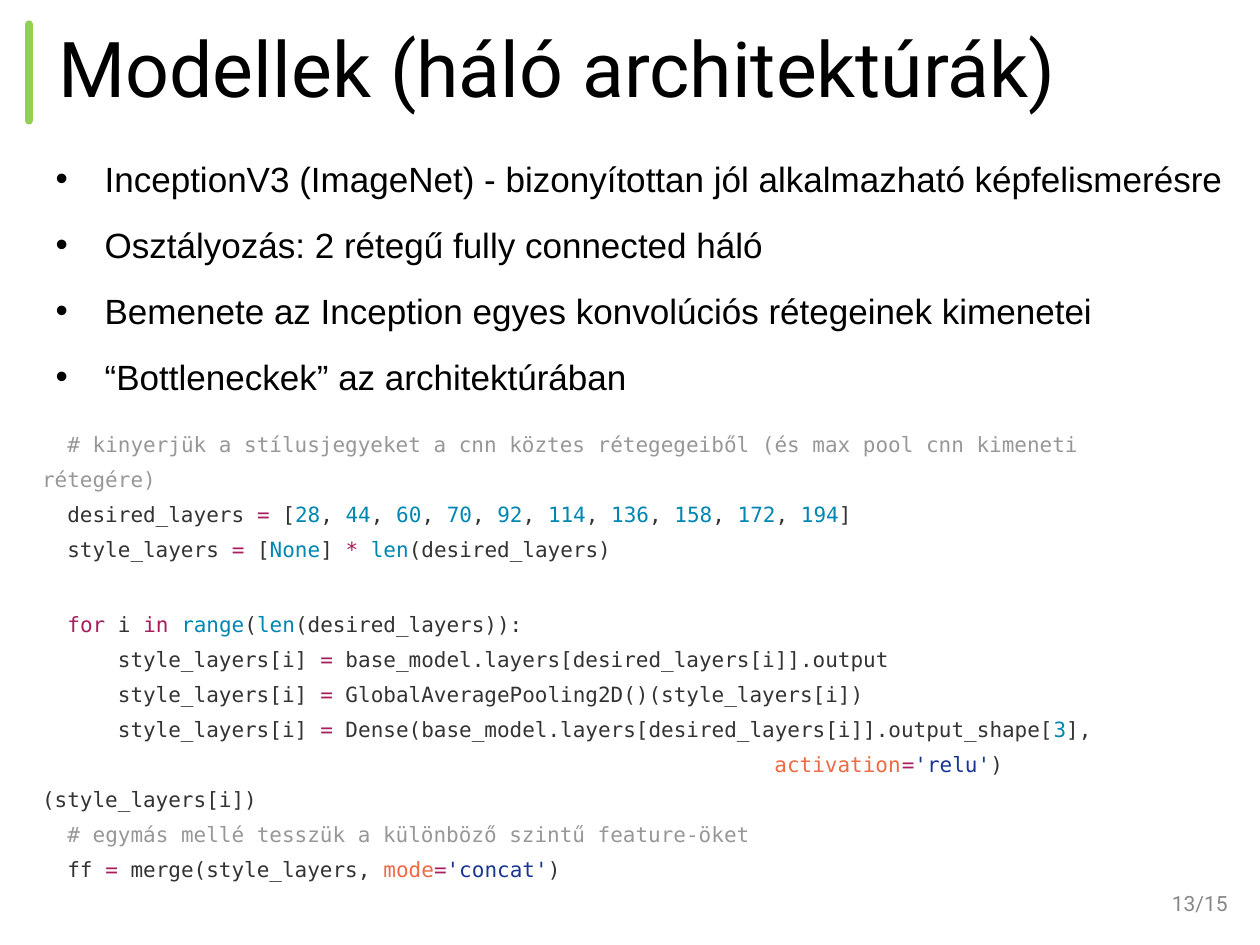
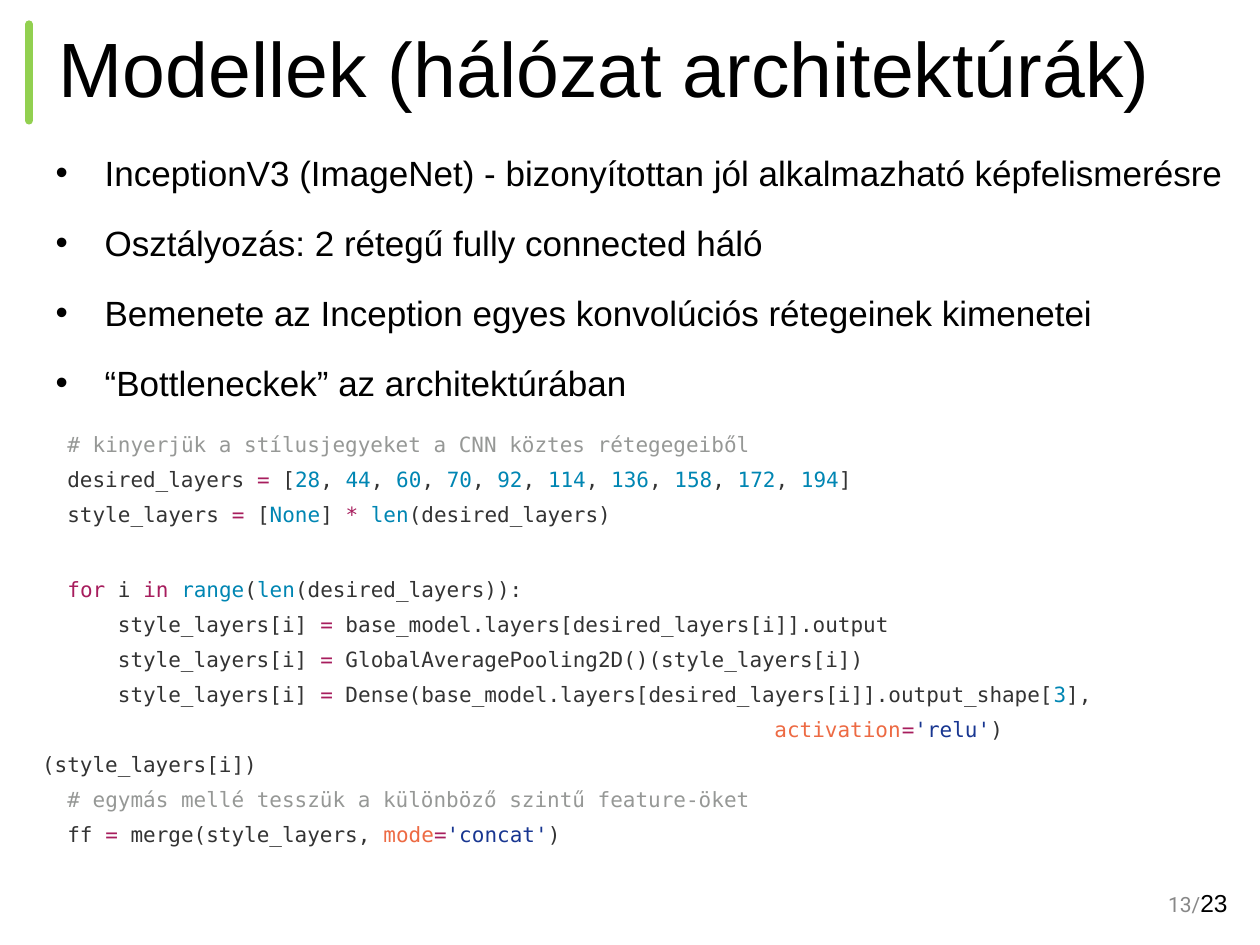
Before and after one commit to BME-SmartLab-Education/vitmav45-2016-train-validate-test-repeat, a slide deck: slide 13 of train-validate-test-repeat-vitmav45-nagy-hazi-beszamolo.pptx.pptx. Drawn at 1260x945 pixels with LibreOffice and Linux fonts; fonts in the diff are those of the drawing. Boxes give left, top, right and bottom in pixels: in the first picture for what was removed or moved away, otherwise in the second. Text is boxed around its words. In the diff, an @@ line names an element or a change of style, - is before the commit and + after.

```diff
--- a/train-validate-test-repeat-vitmav45-nagy-hazi-beszamolo.pptx.pptx
+++ b/train-validate-test-repeat-vitmav45-nagy-hazi-beszamolo.pptx.pptx
@@ title at <box>59,40,1149,112</box>: text changed; font Roboto to Arial @@
-Modellek (háló architektúrák)
+Modellek (hálózat architektúrák)
@@ text "InceptionV3 (ImageNet) - bizonyítottan jól ..." at <box>105,160,1222,397</box>: line spacing 1.15 to 1; more space between paragraphs @@
@@ table at <box>29,410,1223,851</box> @@
-row 1, column 1: # kinyerjük a stílusjegyeket a cnn köztes rétegegeiből (és max pool cnn kimeneti rétegére) / desired_layers = [28, 44, 60, 70, 92, 114, 136, 158, 172, 194] / style_layers = [None] * len(desired_layers) / for i in range(len(desired_layers)): / style_layers[i] = base_model.layers[desired_layers[i]].output / style_layers[i] = GlobalAveragePooling2D()(style_layers[i]) / style_layers[i] = Dense(base_model.layers[desired_layers[i]].output_shape[3], / activation='relu')(style_layers[i]) / # egymás mellé tesszük a különböző szintű feature-öket / ff = merge(style_layers, mode='concat')
+row 1, column 1: # kinyerjük a stílusjegyeket a CNN köztes rétegegeiből / desired_layers = [28, 44, 60, 70, 92, 114, 136, 158, 172, 194] / style_layers = [None] * len(desired_layers) / for i in range(len(desired_layers)): / style_layers[i] = base_model.layers[desired_layers[i]].output / style_layers[i] = GlobalAveragePooling2D()(style_layers[i]) / style_layers[i] = Dense(base_model.layers[desired_layers[i]].output_shape[3], / activation='relu')(style_layers[i]) / # egymás mellé tesszük a különböző szintű feature-öket / ff = merge(style_layers, mode='concat')
@@ table: place and size @@
-table at <box>29,410,1191,886</box>
+table at <box>29,410,1223,851</box>
@@ page number at <box>1168,895,1227,913</box>: text changed @@
-13/15
+13/23
```
Also in this commit, not shown: 15 other slides changed, 5 slides added, 4 slides removed.
